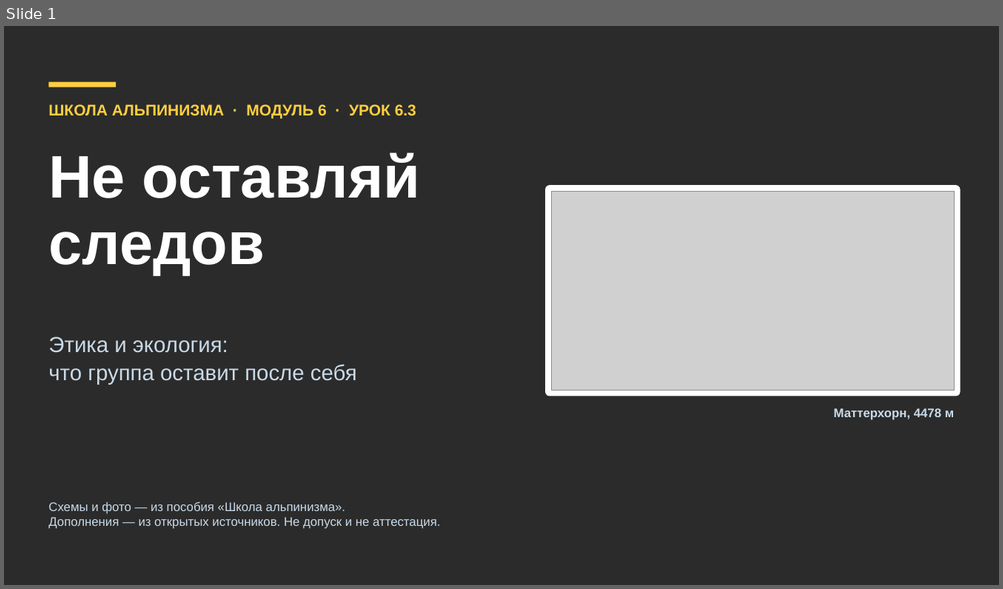
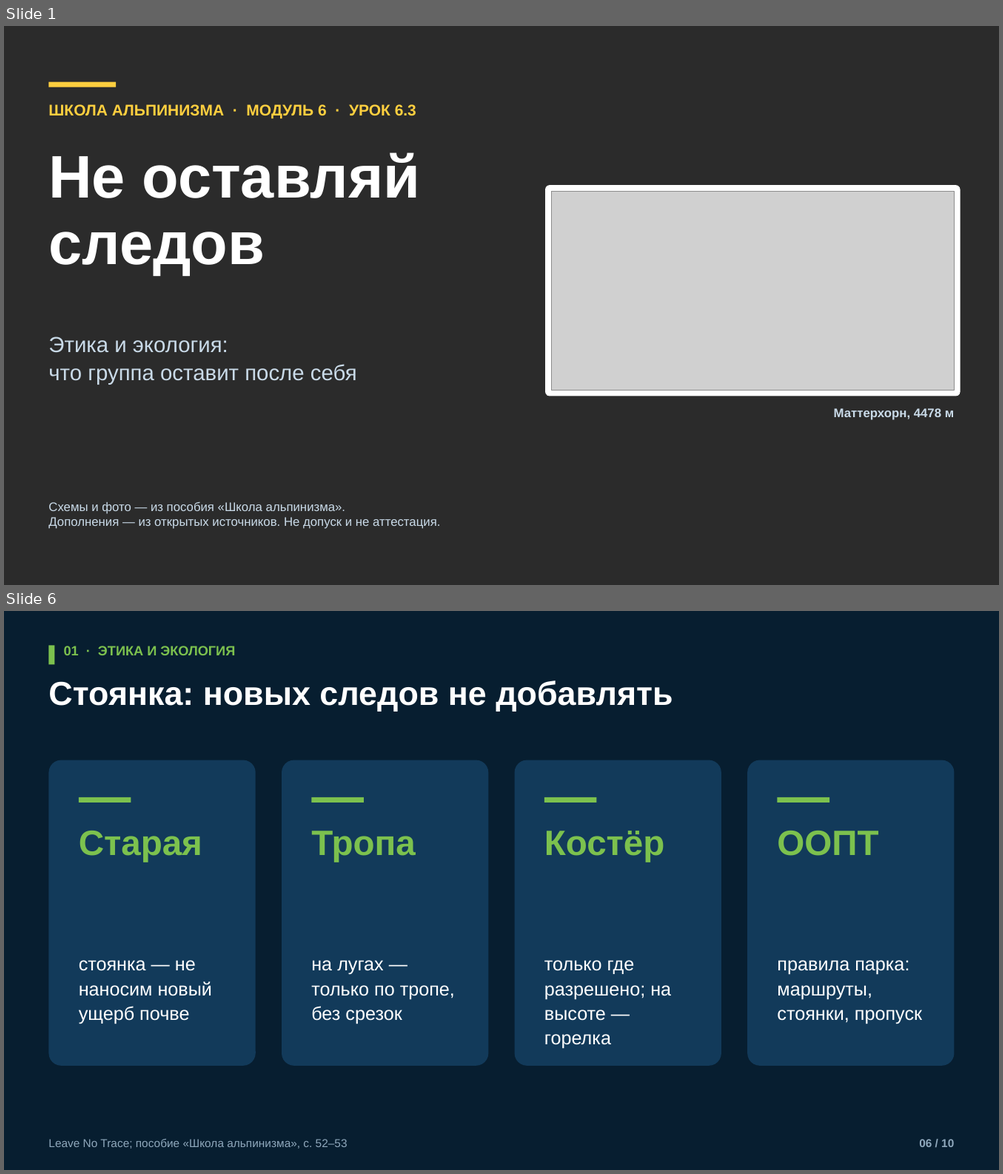
Before and after one commit to kirill54/far-education, a slide deck: presentations/lessons/M06-3_ekologiya.pptx. Shown one above the other, each under a label of ours: slide 1 before the commit, slides 1 and 6 after it; the slides between them are not shown. The pictures are 1003x589 and 1003x1174 pixels, drawn with LibreOffice and Linux fonts; fonts in the diff are those of the drawing; grey boxes stand for pictures; background and template pictures are left out; a plain dark background stands for a picture behind light text. Boxes give left, top, right and bottom in pixels: in the first picture for what was removed or moved away, otherwise in the second. Text is boxed around its words. In the diff, an @@ line names an element or a change of style, - is before the commit and + after.

```diff
--- a/presentations/lessons/M06-3_ekologiya.pptx
+++ b/presentations/lessons/M06-3_ekologiya.pptx
@@ slide 6 added at [4, 611, 999, 1170], background #071E30 @@
@@ rectangle added at [48, 645, 55, 665], fill #7CC14E @@
@@ text added at [64, 646, 235, 655], 13 pt, text #7CC14E, bold @@
+01 · ЭТИКА И ЭКОЛОГИЯ
@@ text added at [48, 681, 672, 712], 32 pt, text #FFFFFF, bold @@
+Стоянка: новых следов не добавлять
@@ rounded rectangle added at [48, 760, 256, 1066], fill #123A5A @@
@@ rounded rectangle added at [282, 760, 488, 1066], fill #123A5A @@
@@ rounded rectangle added at [515, 760, 721, 1066], fill #123A5A @@
@@ rounded rectangle added at [747, 760, 954, 1066], fill #123A5A @@
@@ rectangle added at [79, 797, 131, 803], fill #7CC14E @@
@@ rectangle added at [311, 797, 364, 803], fill #7CC14E @@
@@ rectangle added at [544, 797, 597, 803], fill #7CC14E @@
@@ rectangle added at [777, 797, 829, 803], fill #7CC14E @@
@@ text added at [79, 831, 202, 863], 34 pt, text #7CC14E, bold @@
+Старая
@@ text added at [311, 831, 415, 863], 34 pt, text #7CC14E, bold @@
+Тропа
@@ text added at [544, 831, 664, 863], 34 pt, text #7CC14E, bold @@
+Костёр
@@ text added at [777, 831, 878, 856], 34 pt, text #7CC14E, bold @@
+ООПТ
@@ text added at [79, 960, 212, 1025], 18 pt, text #FFFFFF @@
+стоянка — не наносим новый ущерб почве
@@ text added at [311, 960, 455, 1025], 18 pt, text #FFFFFF @@
+на лугах — только по тропе, без срезок
@@ text added at [544, 960, 671, 1049], 18 pt, text #FFFFFF @@
+только где разрешено; на высоте — горелка
@@ text added at [777, 960, 922, 1025], 18 pt, text #FFFFFF @@
+правила парка: маршруты, стоянки, пропуск
@@ text added at [48, 1139, 347, 1149], 11 pt, text #8FA8BC @@
+Leave No Trace; пособие «Школа альпинизма», с. 52–53
@@ text added at [919, 1139, 953, 1147], 11 pt, text #8FA8BC, bold @@
+06 / 10
```
Also in this commit, not shown: 4 slides changed, 4 other slides added, 20 other files.
